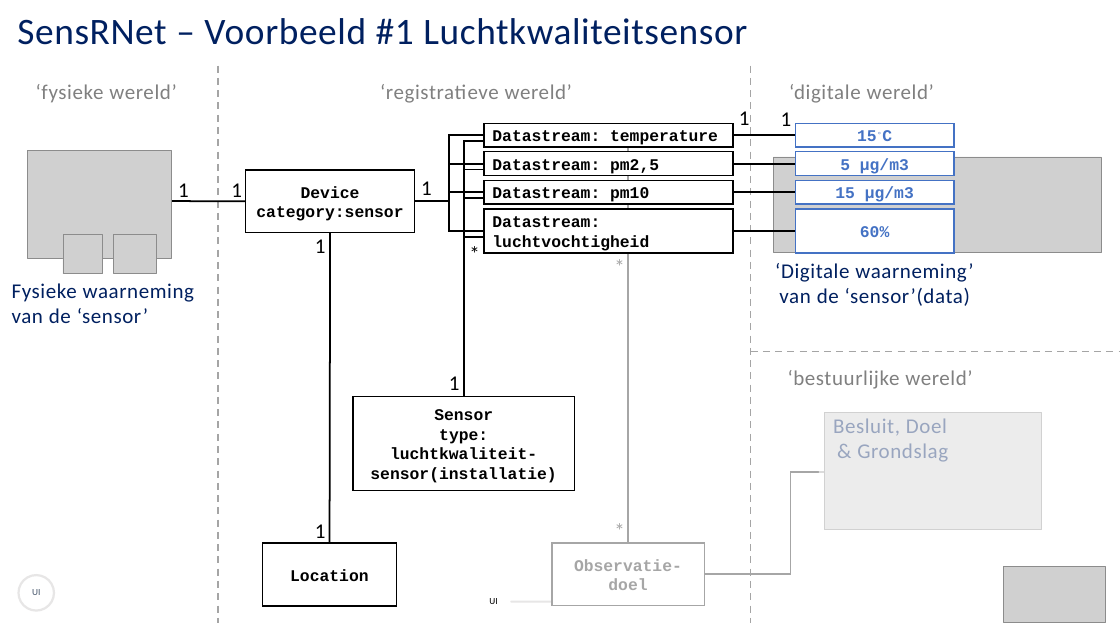
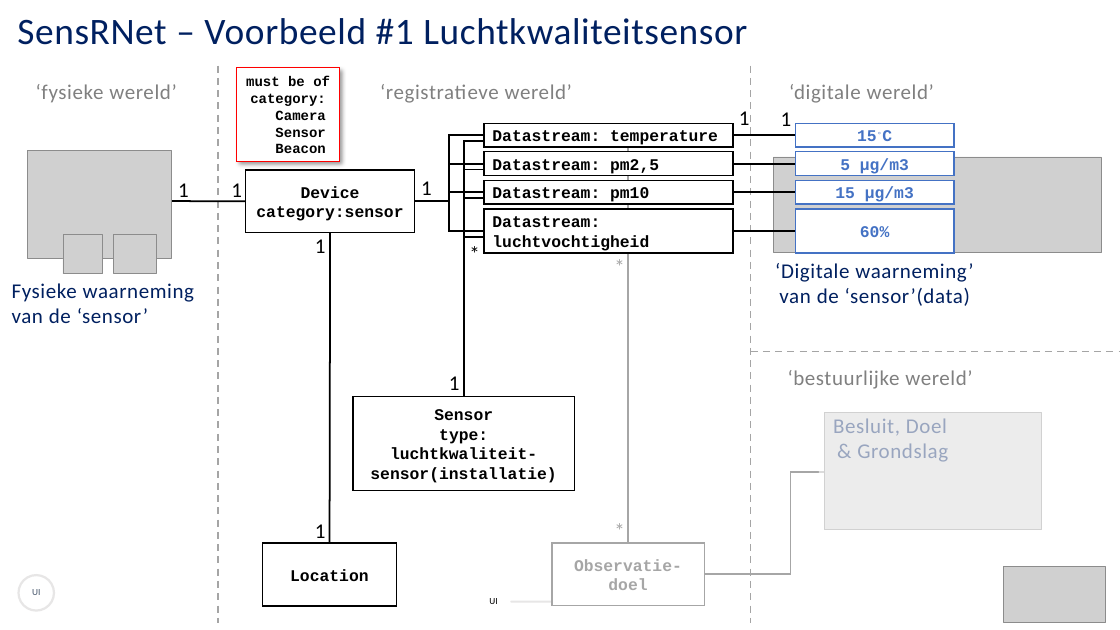
Before and after one commit to kadaster-labs/sensrnet-home, a slide deck: slide 9 of docs/SensRNet-Datamodel-explained.pptx. Drawn at 1120x630 pixels with LibreOffice and Linux fonts; fonts in the diff are those of the drawing; grey boxes stand for pictures; background and template pictures are left out. Boxes give left, top, right and bottom in pixels: in the first picture for what was removed or moved away, otherwise in the second. Text is boxed around its words. In the diff, an @@ line names an element or a change of style, - is before the commit and + after.

Commit message:
added category to device

```diff
--- a/docs/SensRNet-Datamodel-explained.pptx
+++ b/docs/SensRNet-Datamodel-explained.pptx
@@ rectangle added at (237, 68, 339, 161), fill #FFFFFF, outline #FF0000 0.75 pt, 12 pt, text #000000, bold @@
+must be of category:
+Camera
+Sensor
+Beacon
```
Also in this commit, not shown: 5 other slides changed.
